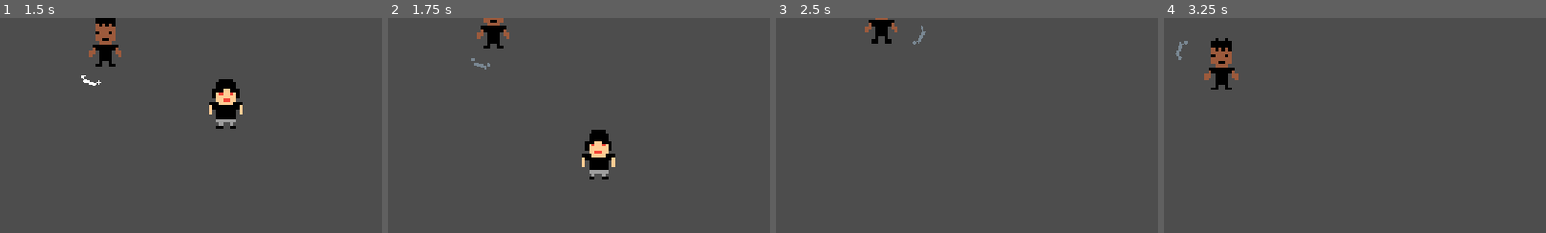
Above: before the commit, frames 1-4 (left to right).
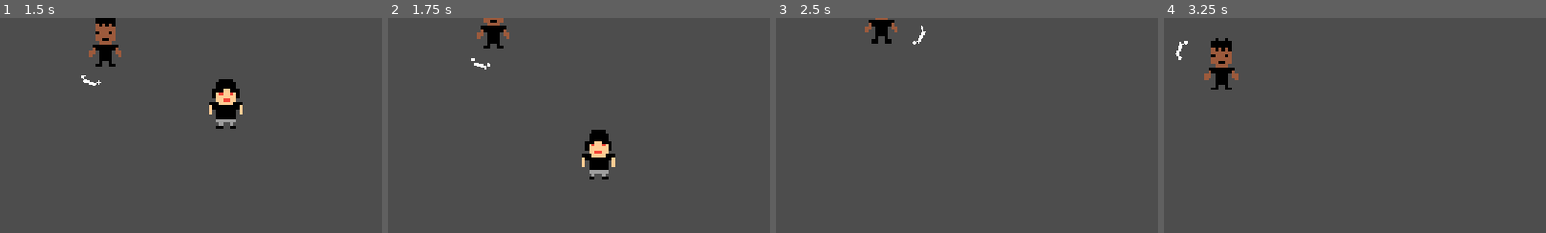
Above: after the commit, the same moments.

Repository: mcl-playz/notmyproblem
Game: Godot game, scene res://scenes/menu.tscn
Two runs of this game, one before a commit and one after it. Both use one fixed random seed, a clock stepped at 60 frames per second and the inputs below. Sound files missing from this copy of the repository are replaced by a short silence.
Inputs (mouse positions are % of the whole screen's width and height, from its top left):
- Up to frame 1 (1.5 s): click "Start" at 0.5 s; move the mouse to (45, 70) at 1.27 s; hold W (forward) from 1.28 s (still down); click (45, 70) at 1.35 s
- Up to frame 2 (1.75 s): keep holding W (forward)
- Up to frame 3 (2.5 s): keep holding W (forward); move the mouse to (80, 65) at 2.02 s; click (80, 65) at 2.1 s
- Up to frame 4 (3.25 s): tap Enter at 2.75 s; move the mouse to (20, 35) at 2.77 s; release W (forward) at 2.78 s; hold A (left) from 2.78 s (still down); click (20, 35) at 2.85 s
The pictures show only the part of the screen within x 37-87%, y 40-90%; the shares and areas given below are measured in that part.

Frame 1 is identical in both runs. In frame 2, less than 0.1% of the frame differs, in the area x 21-27%, y 18-24%; in frame 3, less than 0.1%; in frame 4, less than 0.1%, in the area x 3-7%, y 10-20%.

Commit message:
chore: lengthen parry window and cooldown

Diff:
--- a/scripts/shield.gd
+++ b/scripts/shield.gd
@@ -3,9 +3,9 @@
 
 @export var padding: float = 5.0
 ## How long the shield deflects bullets after a click, in seconds.
-@export var parry_window: float = 0.3
+@export var parry_window: float = 0.5
 ## Time after a click before the next click can parry, in seconds.
-@export var parry_cooldown: float = 0.4
+@export var parry_cooldown: float = 0.7
 
 var parry_time_left: float = 0.0
 var cooldown_left: float = 0.0
